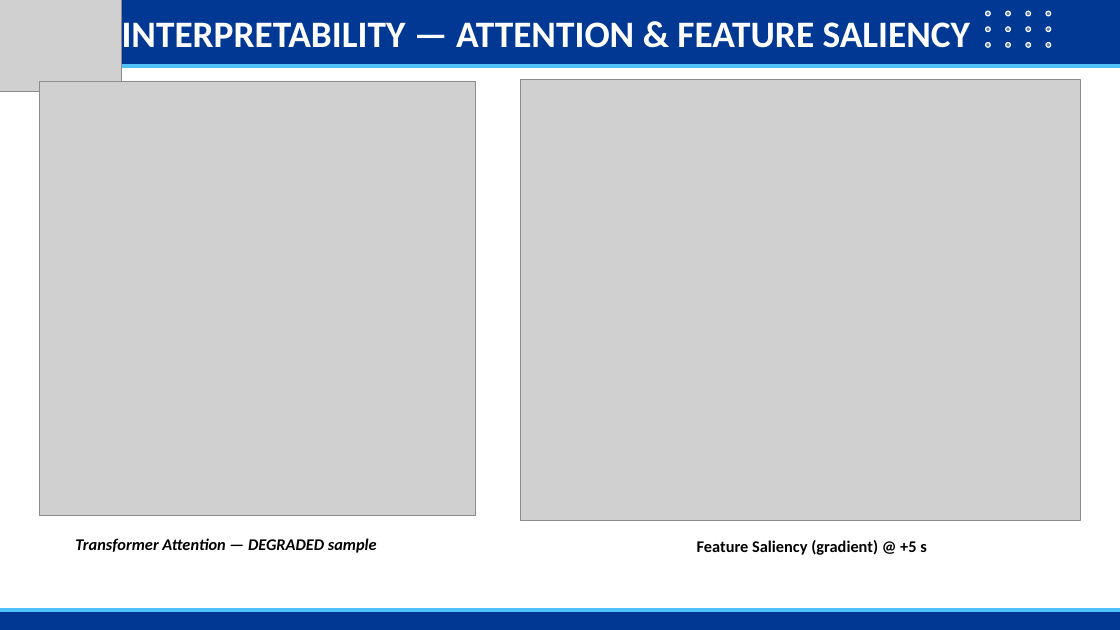
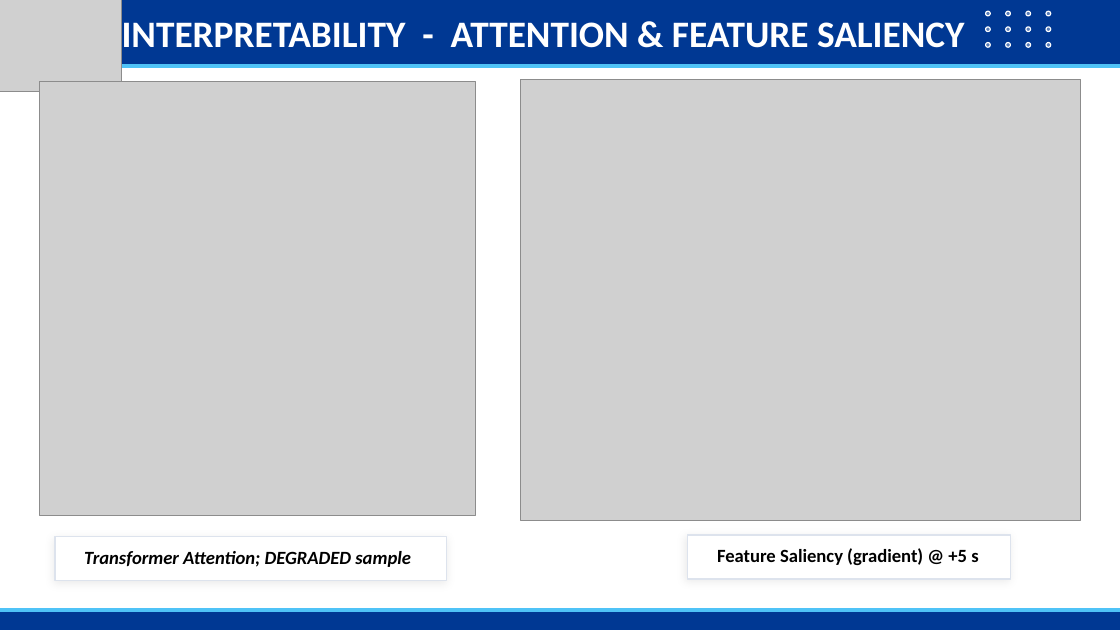
Before and after one commit to Jorshuare/AI-Based-Prediction-for-GNSS-Signal-Degradation, a slide deck: slide 20 of docs/SENTINEL_GNSS_Presentation.pptx. Drawn at 1120x630 pixels with LibreOffice and Linux fonts; fonts in the diff are those of the drawing; grey boxes stand for pictures; background and template pictures are left out. Boxes give left, top, right and bottom in pixels: in the first picture for what was removed or moved away, otherwise in the second. Text is boxed around its words. In the diff, an @@ line names an element or a change of style, - is before the commit and + after.

```diff
--- a/docs/SENTINEL_GNSS_Presentation.pptx
+++ b/docs/SENTINEL_GNSS_Presentation.pptx
@@ text at <box>122,22,964,48</box>: text changed @@
-INTERPRETABILITY — ATTENTION & FEATURE SALIENCY
+INTERPRETABILITY - ATTENTION & FEATURE SALIENCY
@@ rectangle added at <box>55,537,448,581</box>, fill #FFFFFF, outline #DDE3ED 1 pt @@
@@ rectangle added at <box>687,535,1011,579</box>, fill #FFFFFF, outline #DDE3ED 1 pt @@
@@ text "Feature Saliency (gradient) @ +5 ...": place and size @@
-text "Feature Saliency (gradient) @ +5 ..." at <box>697,540,927,555</box>
+text "Feature Saliency (gradient) @ +5 ..." at <box>717,548,978,565</box>
@@ text "Feature Saliency (gradient) @ +5 ..." at <box>717,548,978,565</box>: size 14 to 16 pt; vertical alignment middle to top @@
@@ text "Transformer Attention; DEGRADED sample" at <box>84,551,411,567</box>: vertical alignment middle to top @@
@@ text at <box>84,551,411,567</box>: text changed; size 14 to 16 pt @@
-Transformer Attention — DEGRADED sample
+Transformer Attention; DEGRADED sample
```
Also in this commit, not shown: 20 other slides changed, 1 slide added, 46 other files.
